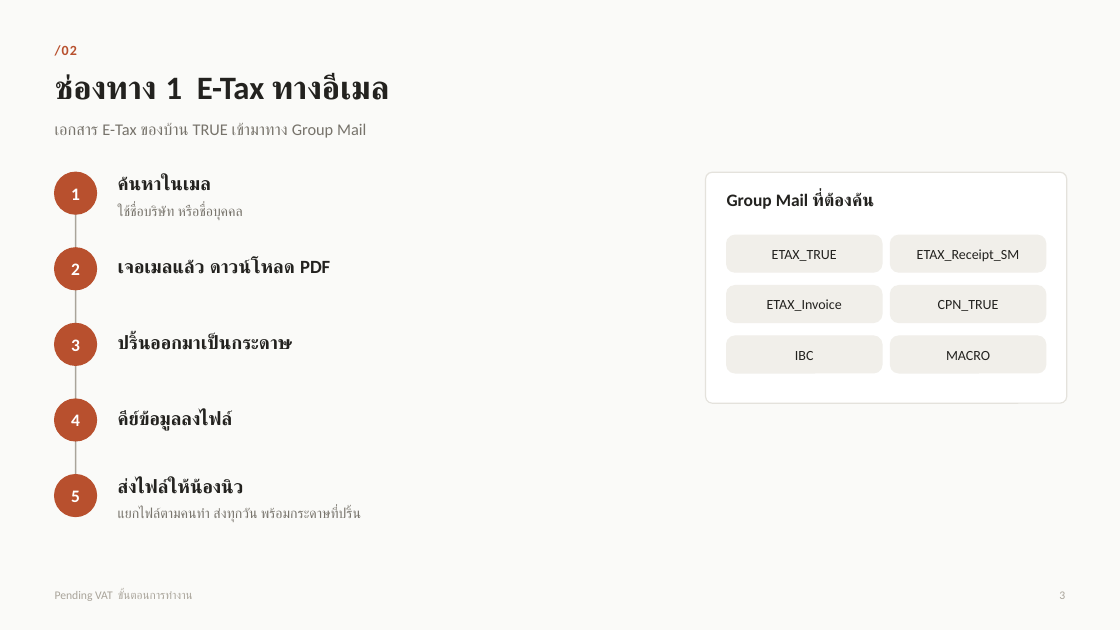
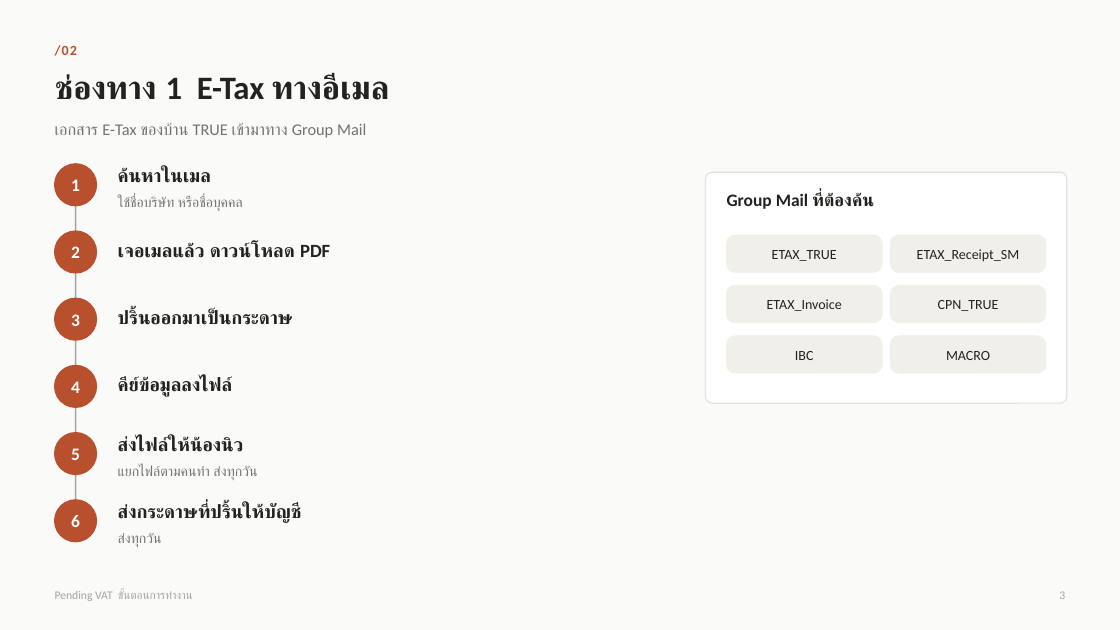
Before and after one commit to PatcharasitP/DAX, a slide deck: slide 3 of Pending_VAT_Workflow.pptx. Drawn at 1120x630 pixels with LibreOffice and Linux fonts; fonts in the diff are those of the drawing. Boxes give left, top, right and bottom in pixels: in the first picture for what was removed or moved away, otherwise in the second. Text is boxed around its words. In the diff, an @@ line names an element or a change of style, - is before the commit and + after.

```diff
--- a/Pending_VAT_Workflow.pptx
+++ b/Pending_VAT_Workflow.pptx
@@ 3 texts, 1 ellipse: place and size @@
-3 texts, 1 ellipse at box(55, 172, 243, 220)
+3 texts, 1 ellipse at box(55, 164, 243, 211)
@@ line moved from (76, 214) - (76, 475) to (76, 206) - (76, 500) @@
@@ 2 texts, 1 ellipse: place and size @@
-2 texts, 1 ellipse at box(55, 248, 330, 290)
+2 texts, 1 ellipse at box(55, 231, 330, 273)
@@ 2 texts, 1 ellipse: place and size @@
-2 texts, 1 ellipse at box(55, 323, 293, 365)
+2 texts, 1 ellipse at box(55, 298, 293, 340)
@@ 2 texts, 1 ellipse: place and size @@
-2 texts, 1 ellipse at box(55, 399, 233, 441)
+2 texts, 1 ellipse at box(55, 365, 233, 408)
@@ text "5": place and size @@
-text "5" at box(71, 490, 80, 502)
+text "5" at box(71, 448, 80, 460)
@@ ellipse added at box(55, 433, 97, 475), fill #B8502E, outline #B8502E 1 pt @@
@@ text "ส่งไฟล์ให้น้องนิว": place and size @@
-text "ส่งไฟล์ให้น้องนิว" at box(118, 478, 244, 494)
+text "ส่งไฟล์ให้น้องนิว" at box(118, 436, 244, 452)
@@ text at box(118, 465, 257, 480): text changed @@
-แยกไฟล์ตามคนทำ ส่งทุกวัน พร้อมกระดาษที่ปริ้น
+แยกไฟล์ตามคนทำ ส่งทุกวัน
@@ ellipse: place and size @@
-ellipse at box(55, 475, 97, 517)
+ellipse at box(55, 500, 97, 542)
@@ text added at box(118, 504, 300, 523), 16 pt, text #23221F, bold @@
+ส่งกระดาษที่ปริ้นให้บัญชี
@@ text added at box(71, 515, 80, 527), 15 pt, text #FFFFFF, bold @@
+6
@@ text added at box(118, 533, 162, 547), 12 pt, text #77736B @@
+ส่งทุกวัน
```
Also in this commit, not shown: 4 other slides changed.
